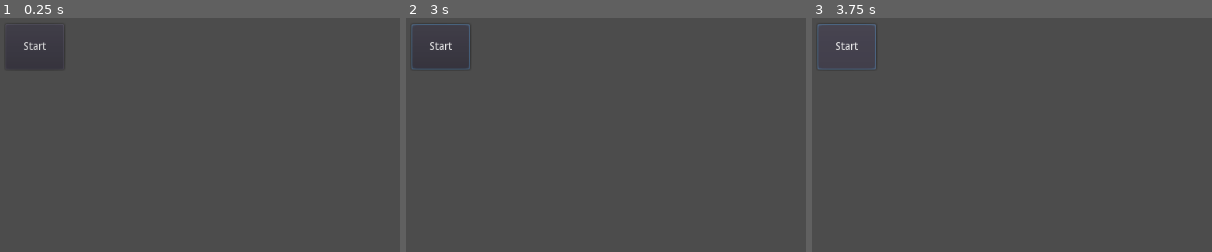
Above: before the commit, frames 1-3 (left to right).
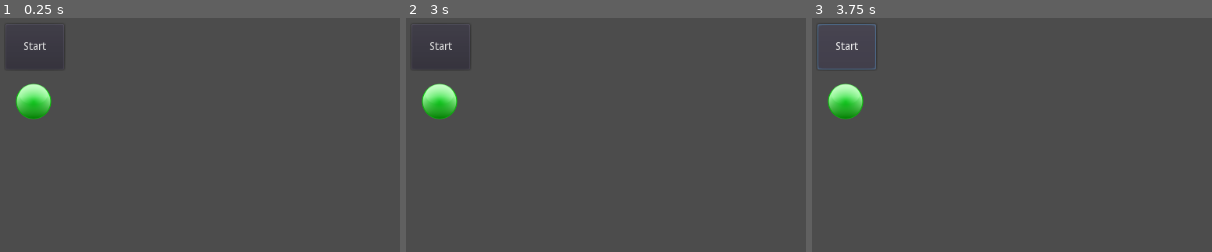
Above: after the commit, the same moments.

Repository: GodotGarden/contraption-game
Game: Godot game, scene res://Game.tscn
The game is run twice, just before and just after one commit, with the same random seed, the same clock (stepped at 60 frames per second) and the same inputs.
Inputs (mouse positions are % of the whole screen's width and height, from its top left):
- Up to frame 1 (0.25 s): no input
- Up to frame 2 (3 s): click (4, 18) at 0.52 s; click "Start" at 1.25 s; click "Start" at 2 s; click (4, 18) at 2.77 s
- Up to frame 3 (3.75 s): click "Start" at 3.5 s
The pictures show only the part of the screen within x 0-50%, y 0-50%; the shares and areas given below are measured in that part.

The runs differ from the first frame. In frame 1, 1.1% of the frame differs, in the area x 4-13%, y 27-44%; in frame 2, 1.3%, in the area x 1-16%, y 2-44%; in frame 3, 1.1%.

Commit message:
Add Green Ball Button and Workspace

Diff:
--- a/Game.tscn
+++ b/Game.tscn
@@ -1,8 +1,10 @@
-[gd_scene format=2]
+[gd_scene load_steps=2 format=2]
+
+[ext_resource path="res://images/green_ball-64px.png" type="Texture" id=1]
 
 [node name="Game" type="Node" index="0"]
 
-[node name="Button" type="Button" parent="." index="0"]
+[node name="Start_Button" type="Button" parent="." index="0"]
 
 anchor_left = 0.0
 anchor_top = 0.0
@@ -26,3 +28,44 @@
 text = "Start"
 flat = false
 align = 1
+
+[node name="Green_Ball_Button" type="TextureButton" parent="." index="1"]
+
+anchor_left = 0.0
+anchor_top = 0.0
+anchor_right = 0.0
+anchor_bottom = 0.0
+margin_left = 11.0
+margin_top = 75.0
+margin_right = 75.0
+margin_bottom = 139.0
+rect_pivot_offset = Vector2( 0, 0 )
+rect_clip_content = false
+focus_mode = 2
+mouse_filter = 0
+mouse_default_cursor_shape = 0
+size_flags_horizontal = 1
+size_flags_vertical = 1
+toggle_mode = false
+enabled_focus_mode = 2
+shortcut = null
+group = null
+texture_normal = ExtResource( 1 )
+_sections_unfolded = [ "Textures" ]
+
+[node name="Workspace" type="Control" parent="." index="2"]
+
+anchor_left = 0.0
+anchor_top = 0.0
+anchor_right = 0.0
+anchor_bottom = 0.0
+margin_left = 95.0
+margin_top = 9.0
+margin_right = 1017.0
+margin_bottom = 593.0
+rect_pivot_offset = Vector2( 0, 0 )
+rect_clip_content = false
+mouse_filter = 0
+mouse_default_cursor_shape = 0
+size_flags_horizontal = 1
+size_flags_vertical = 1
